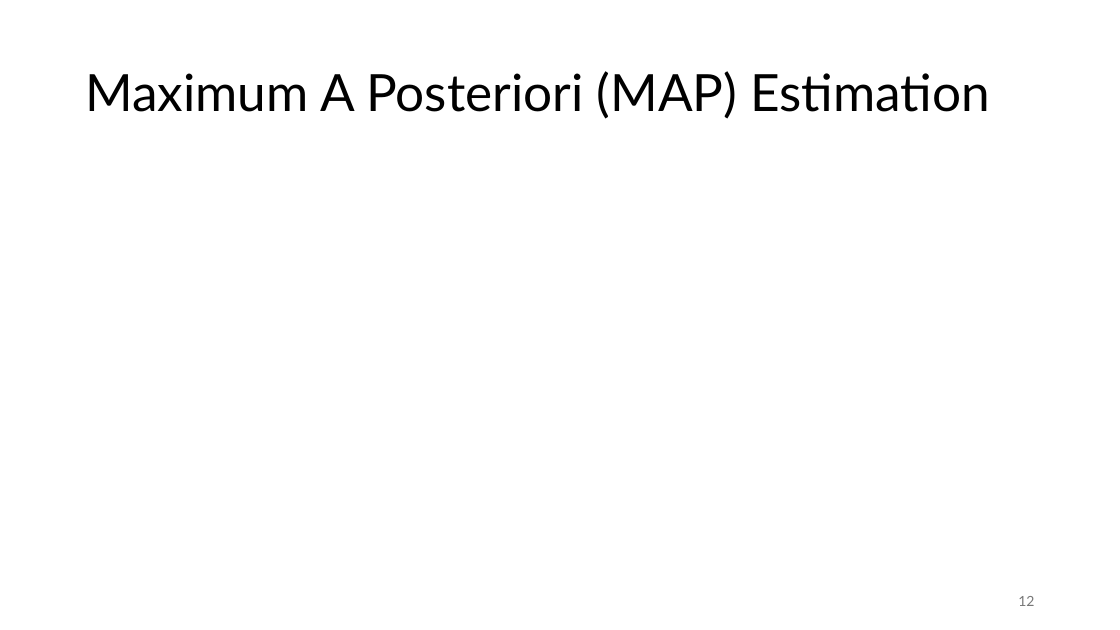
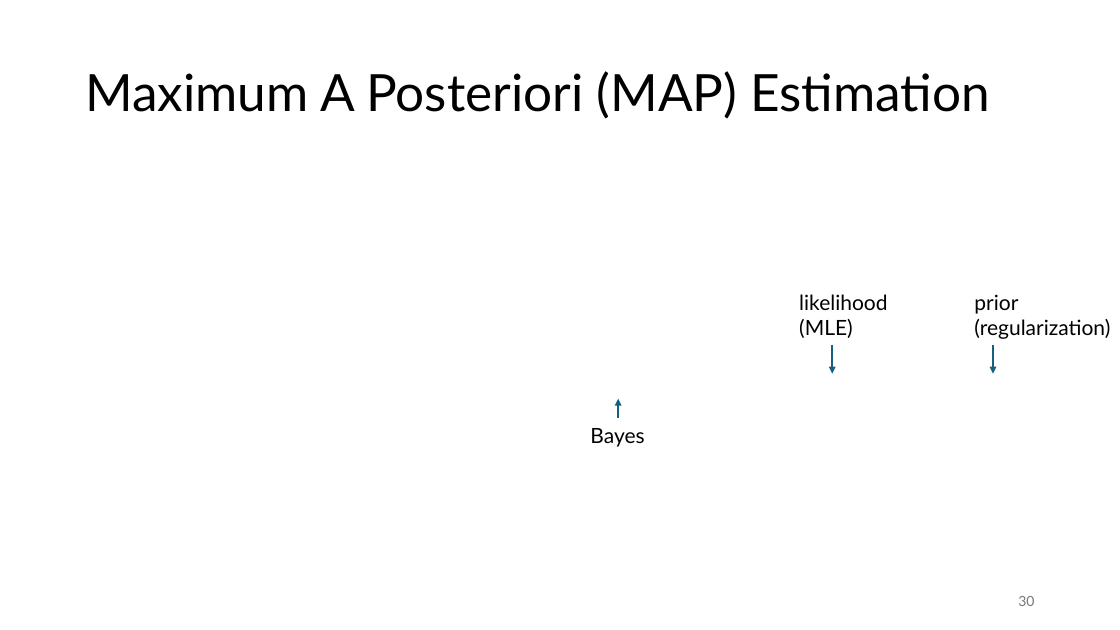
Before and after one commit to FelixWick/data_science, a slide deck: slide 30 of slides/4_parameter_estimation.pptx (slide 12 before the commit). Drawn at 1120x630 pixels with LibreOffice and Linux fonts; fonts in the diff are those of the drawing; grey boxes stand for pictures. Boxes give left, top, right and bottom in pixels: in the first picture for what was removed or moved away, otherwise in the second. Text is boxed around its words. In the diff, an @@ line names an element or a change of style, - is before the commit and + after.

Commit message:
parameter estimation slides

```diff
--- a/slides/4_parameter_estimation.pptx
+++ b/slides/4_parameter_estimation.pptx
@@ text added at (799,294,887,338), 18 pt, text #000000 @@
+likelihood (MLE)
@@ text added at (974,294,1110,339), 18 pt, text #000000 @@
+prior (regularization)
@@ arrow added from (833, 344) to (833, 374), #156082 1.5 pt @@
@@ arrow added from (993, 344) to (993, 374), #156082 1.5 pt @@
@@ arrow added from (618, 418) to (618, 399), #156082 1.5 pt @@
@@ text added at (590,428,644,447), 18 pt, text #000000 @@
+Bayes
@@ page number at (1018,596,1034,606): text changed @@
-12
+30
```
Also in this commit, not shown: 8 other slides changed, 21 slides added, 6 slides removed, 2 other files.
